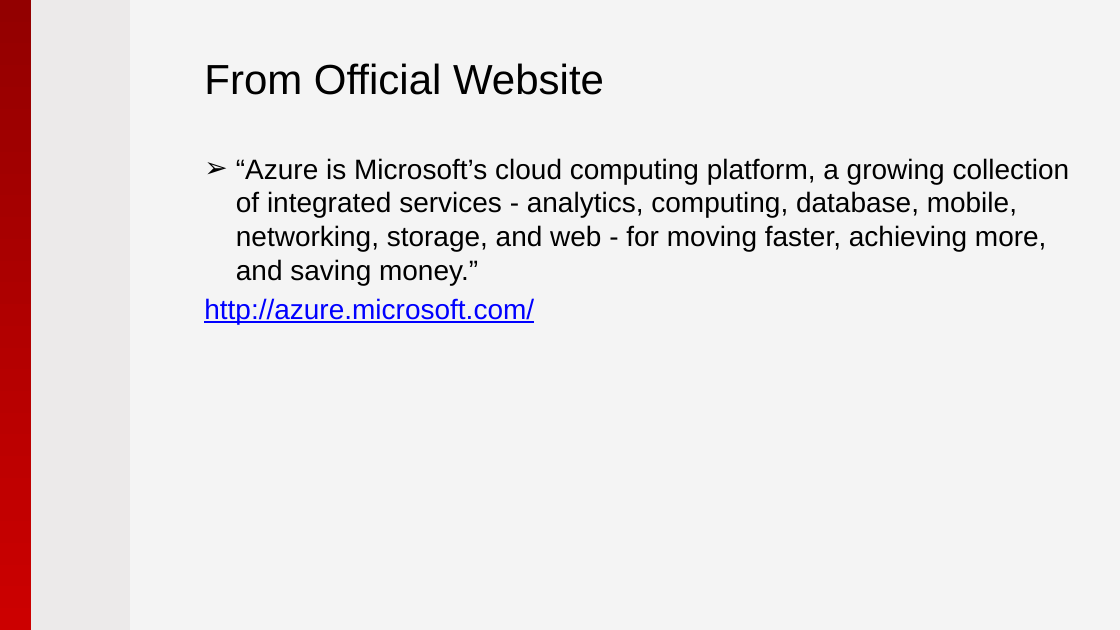
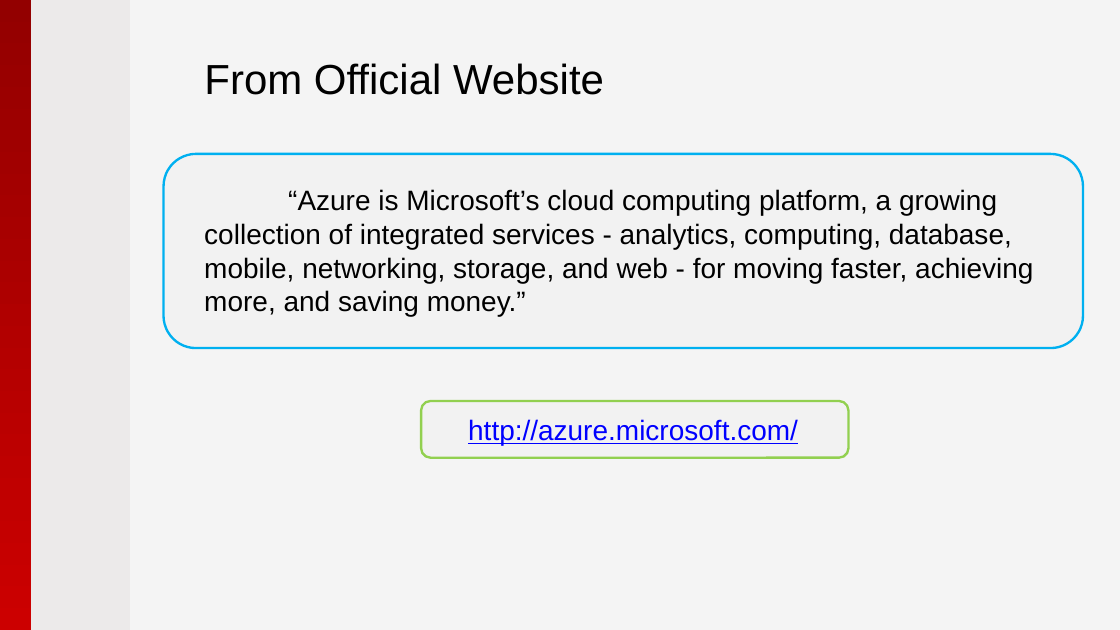
Before and after one commit to pryabov/Hackathon-2015, a slide deck: slide 3 of Presentation/2015 - Microsoft Azure.pptx. Drawn at 1120x630 pixels with LibreOffice and Linux fonts; fonts in the diff are those of the drawing; background and template pictures are left out. Boxes give left, top, right and bottom in pixels: in the first picture for what was removed or moved away, otherwise in the second. Text is boxed around its words. In the diff, an @@ line names an element or a change of style, - is before the commit and + after.

```diff
--- a/Presentation/2015 - Microsoft Azure.pptx
+++ b/Presentation/2015 - Microsoft Azure.pptx
@@ rounded rectangle added at (164, 154, 1084, 348), fill #F2F2F2, outline #00B0F0 2 pt @@
@@ text "“Azure is Microsoft’s cloud computing ...": place and size @@
-text "“Azure is Microsoft’s cloud computing ..." at (204, 158, 1070, 324)
+text "“Azure is Microsoft’s cloud computing ..." at (204, 189, 1033, 316)
@@ text "“Azure is Microsoft’s cloud computing ..." at (204, 189, 1033, 316): bullet ➢ to none; less space between paragraphs @@
@@ text at (204, 298, 534, 324): paragraph removed @@
-http://azure.microsoft.com/
@@ rounded rectangle added at (421, 401, 849, 458), fill #F2F2F2, outline #92D050 2 pt @@
@@ text added at (468, 419, 798, 445), 24 pt, text #0000FF, underline @@
+http://azure.microsoft.com/
```
Also in this commit, not shown: 3 other slides changed, 8 slides added, 1 slide removed.
